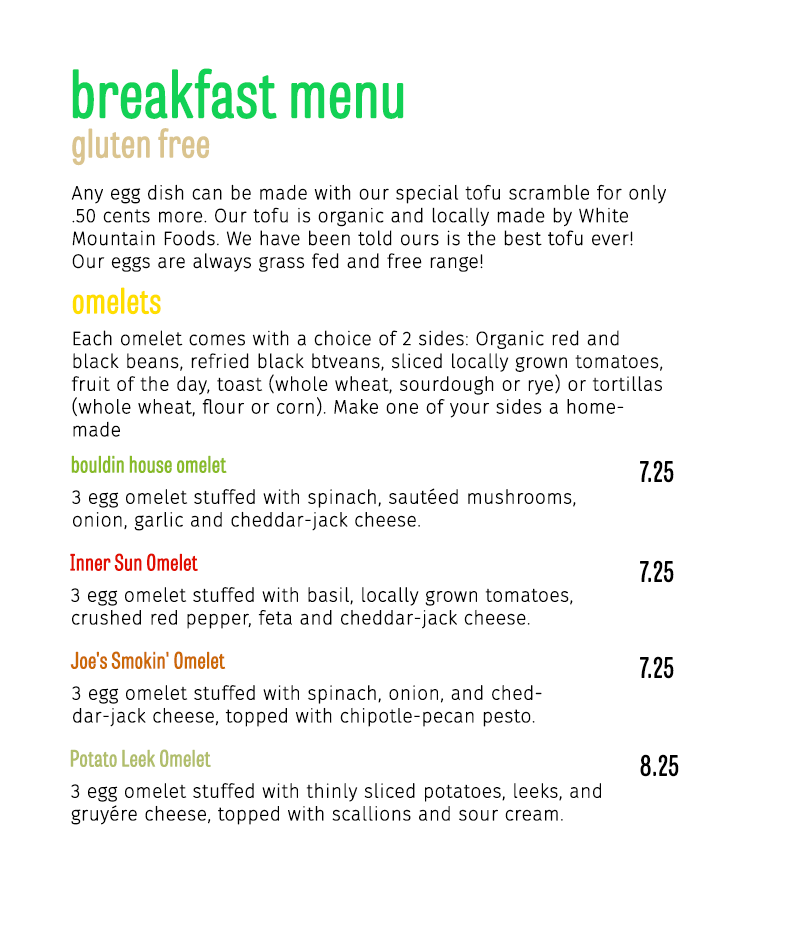
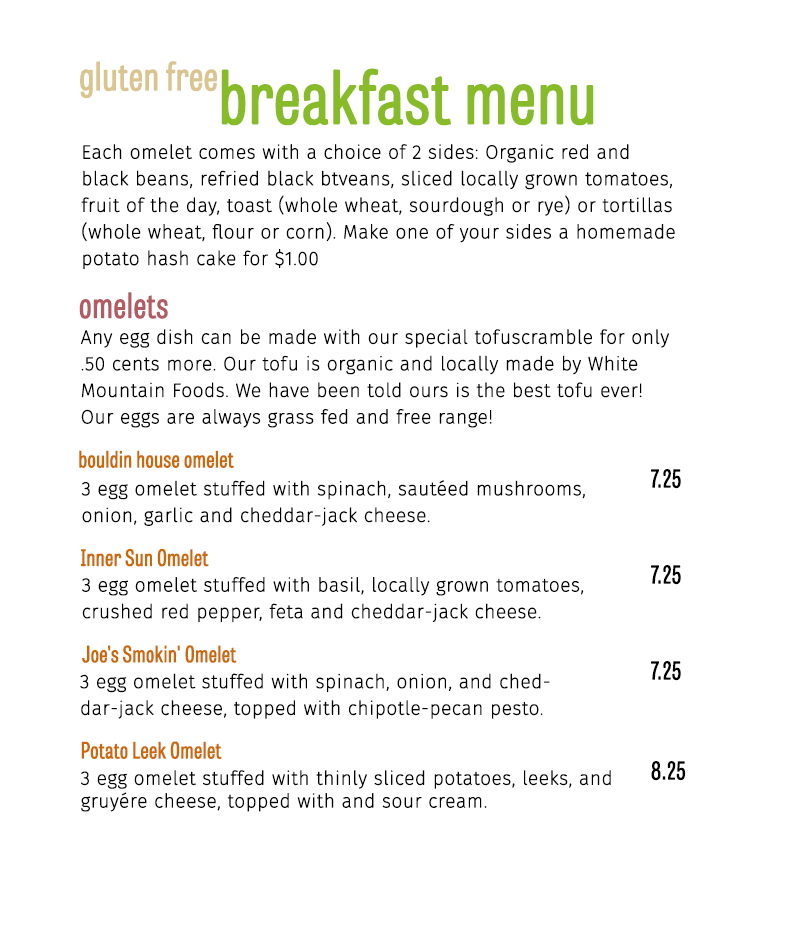
Revision of a layered 792 x 930 image; what changed, layer by layer:
painted on "breakfast menu" over [72, 68, 594, 126]
painted on "gluten free" over [72, 61, 217, 166]
renamed "Any egg dish can be made with our special tofu scramble for onl" to "Each omelet comes with a choice of 2 sides: Organic red and b", moved it above "omelets", painted on it over [71, 144, 675, 272]
painted on "omelets" over [72, 287, 168, 319]
painted on "7.25" (1st of 4, in "Group 1") over [640, 754, 686, 781]
painted on "7.25" (2nd of 4, in "Group 1") over [640, 656, 681, 681]
painted on "7.25" (3rd of 4, in "Group 1") over [640, 560, 681, 585]
painted on "7.25" (4th of 4, in "Group 1") over [640, 460, 681, 489]
painted on "3 egg omelet stuffed with thinly sliced potatoes, leeks, and gr" over [71, 770, 611, 825]
painted on "Potato Leek Omelet" over [70, 741, 222, 767]
renamed "3 egg omelet stuffed with spinach, onion, and cheddar-jack chee" to "3 egg omelet stuffed with spinach, onion, and ched- dar-jack ch", painted on it over [72, 673, 550, 727]
painted on "Joe's Smokin' Omelet" over [70, 645, 237, 669]
painted on "3 egg omelet stuffed with basil, locally grown tomatoes, crushe" over [71, 577, 584, 629]
painted on "Inner Sun Omelet" over [70, 548, 209, 571]
painted on "3 egg omelet stuffed with spinach, sautéed mushrooms, onion, ga" over [72, 480, 585, 531]
painted on "bouldin house omelet" over [71, 450, 234, 473]
renamed "Each omelet comes with a choice of 2 sides: Organic red and bla" to "Any egg dish can be made with our special tofuscramble for only", moved it above "Background", painted on it over [71, 329, 669, 437]
